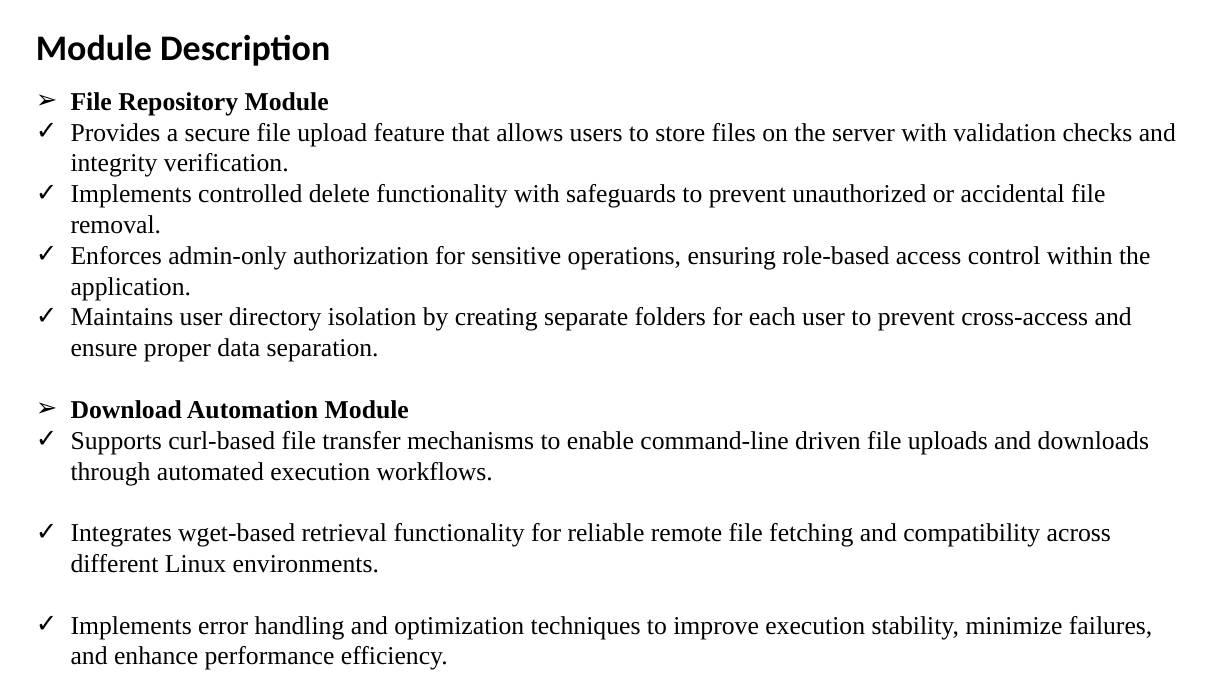
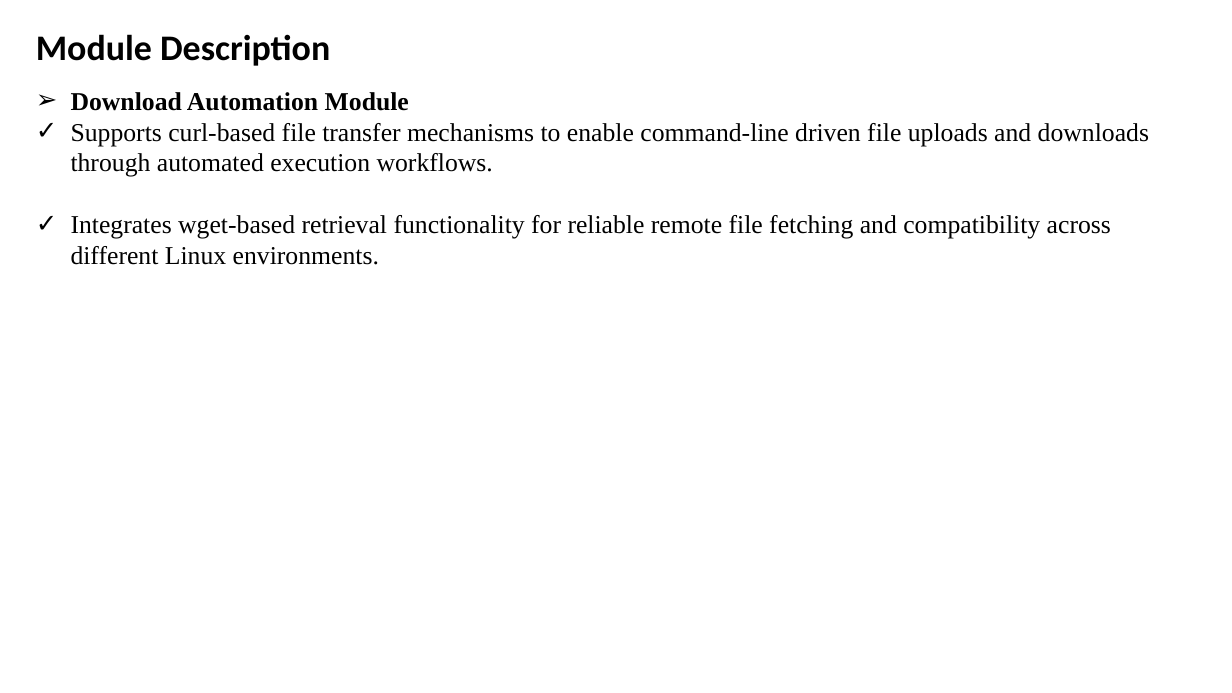
Before and after one commit to nachiket2323/pre-esc, a slide deck: slide 11 of docs/Clg 1st review.pptx (slide 10 before the commit). Drawn at 1232x693 pixels with LibreOffice and Linux fonts; fonts in the diff are those of the drawing. Boxes give left, top, right and bottom in pixels: in the first picture for what was removed or moved away, otherwise in the second. Text is boxed around its words. In the diff, an @@ line names an element or a change of style, - is before the commit and + after.

```diff
--- a/docs/Clg 1st review.pptx
+++ b/docs/Clg 1st review.pptx
@@ text at (71,92,1176,362): paragraphs removed @@
-➢ File Repository Module
-✓ Provides a secure file upload feature that allows users to store files on the server with validation checks and integrity verification.
-✓ Implements controlled delete functionality with safeguards to prevent unauthorized or accidental file removal.
-✓ Enforces admin-only authorization for sensitive operations, ensuring role-based access control within the application.
-✓ Maintains user directory isolation by creating separate folders for each user to prevent cross-access and ensure proper data separation.
@@ text at (71,616,1152,670): paragraph removed @@
-✓ Implements error handling and optimization techniques to improve execution stability, minimize failures, and enhance performance efficiency.
```
Also in this commit, not shown: 7 other slides changed.
